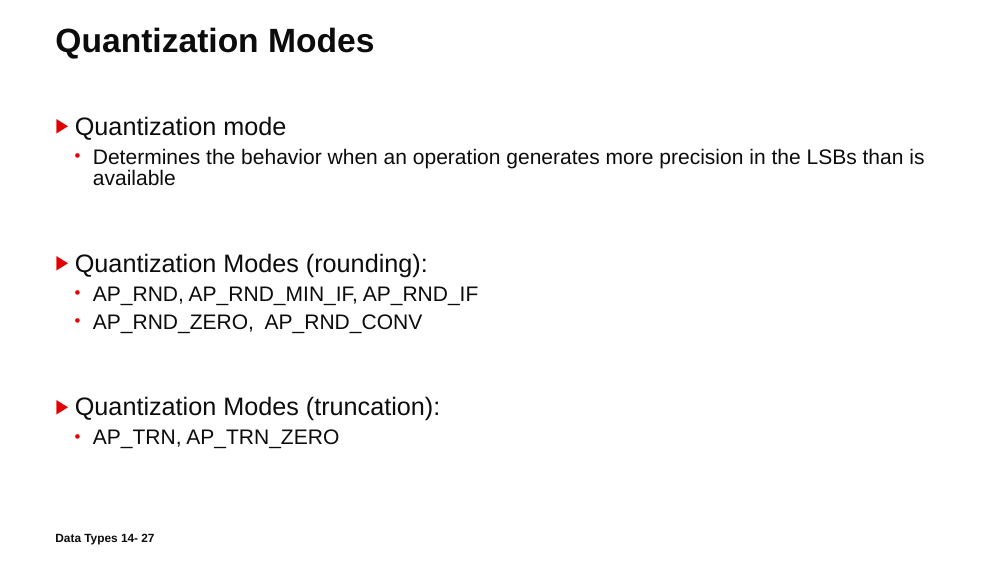
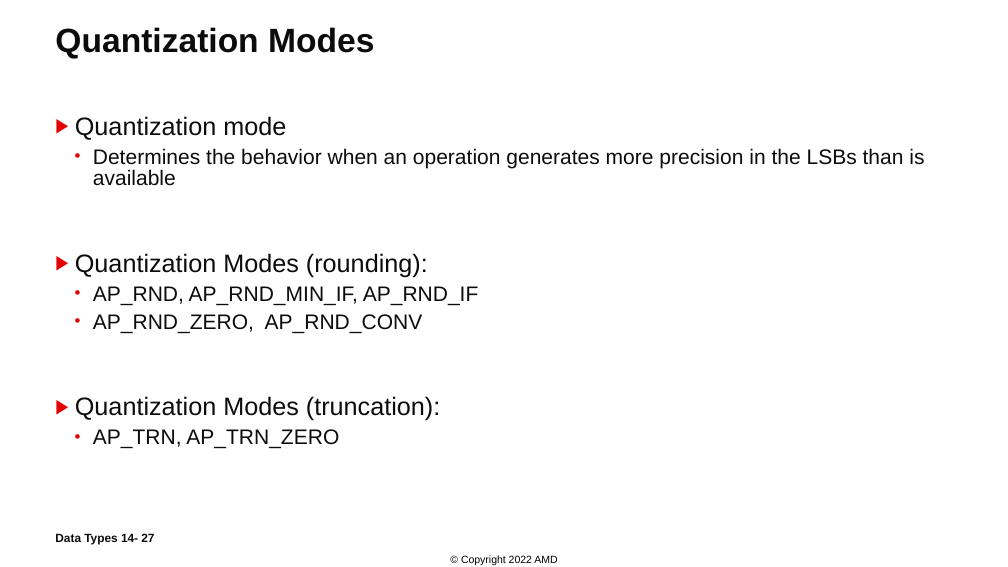
Before and after one commit to ChunxuGuo/High-Level-Synthesis-Flow-on-Zynq-using-Vitis-HLS, a slide deck: slide 27 of vitis_slides/14_Data_Types.PPTX. Drawn at 1008x567 pixels with LibreOffice and Linux fonts; fonts in the diff are those of the drawing; background and template pictures are left out. Boxes give left, top, right and bottom in pixels: in the first picture for what was removed or moved away, otherwise in the second. Text is boxed around its words. In the diff, an @@ line names an element or a change of style, - is before the commit and + after.

```diff
--- a/vitis_slides/14_Data_Types.PPTX
+++ b/vitis_slides/14_Data_Types.PPTX
@@ text added at <box>461,555,557,565</box>, 10 pt, text #000000 @@
+© Copyright 2022 AMD
```
Also in this commit, not shown: 54 other slides changed, 1 slide added, 1 slide removed, 7 other files.
